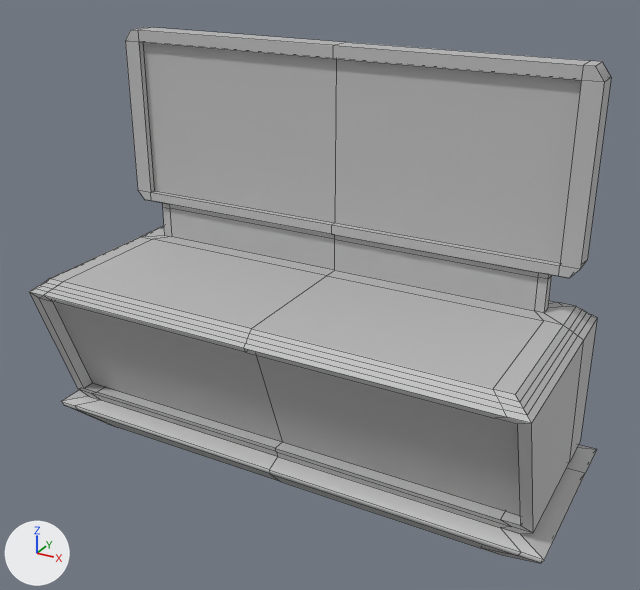
What one commit did to the FBX model Assets/Scenes/Jack/Assets/Stadium.fbx.
One viewpoint serves both versions: a 50 mm lens placed at (0.777, -1.331, 1.05), pointed at (0.03, 0.028, 0.371). The axes (+X, +Y, +Z) are drawn at lower left. The lights are the same throughout. Mesh edges are drawn as thin lines. Where no turn or scale is listed for an object, it has been applied to the vertices.
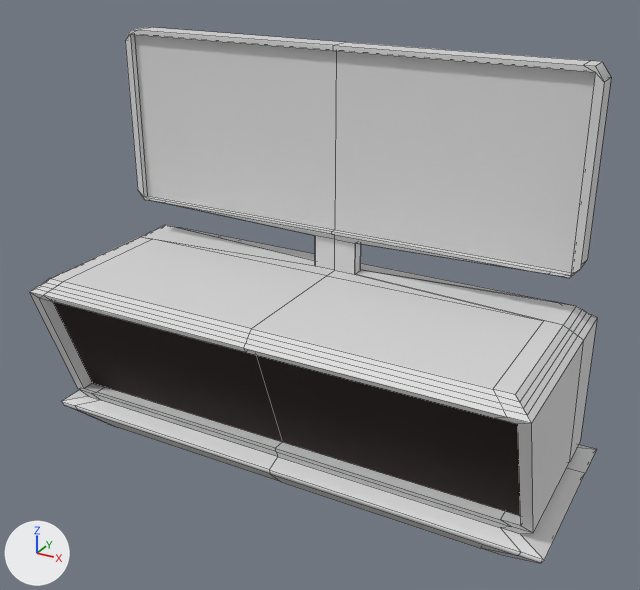
The newer file is also turned or shifted as a whole; pictures and numbers use the older file's frame.

Where the change shows, as pixel boxes (x1, y1, x2, y2) in the pictures (640 x 590 px; the box of a moved part takes in the faces that stretch with it):
part 1 of me_mesh, moved or reshaped: (125, 30, 604, 325) in both
part 2 of me_mesh, recoloured: (29, 27, 611, 563) in both
part 3 of me_mesh, recoloured (grey to black): (53, 302, 521, 516) in both

The change in detail:
Material 'blinn1' (mat_blinn1) is new.
Its base color is (0.0171, 0.006, 0.006) (black #231212).
Its roughness is 0.749.
Material 'lambert2' (mat_lambert2) is new.
Its base color is (0.692, 0.692, 0.692) (light grey #d9d9d9).
me_mesh is used by ob_pcube5; location (0.0, 0.031, 0.0).
me_mesh had 234 vertices, 230 faces and spanned x -0.537..0.537, y -0.223..0.223, z 0.0..0.818.
me_mesh now has 234 vertices, 226 faces and spans x -0.537..0.537, y -0.223..0.223, z 0.0..0.818.
Part 1, on me_mesh:
16 vertices are removed from x -0.429..0.429, y 0.113..0.138, z 0.375..0.441.
34 faces are deleted.
12 vertices move from x -0.449..0.449, y 0.1..0.112, z 0.476..0.794 to x -0.47..0.47, y 0.1..0.112, z 0.462..0.809.
16 vertices are added at x -0.046..0.046, y 0.113..0.138, z 0.375..0.441.
30 new faces join them, mat_lambert2 (light grey #d9d9d9).
me_mesh part 2: 190 faces spanning x -0.537..0.537, y -0.223..0.223, z 0.0..0.818 switch from mat_lambert1 (grey #bcbcbc) to mat_lambert2 (light grey #d9d9d9).
me_mesh part 3: 6 faces spanning x -0.486..0.486, y -0.193..-0.094, z 0.089..0.339 switch from mat_lambert1 (grey #bcbcbc) to mat_blinn1 (black #231212).
